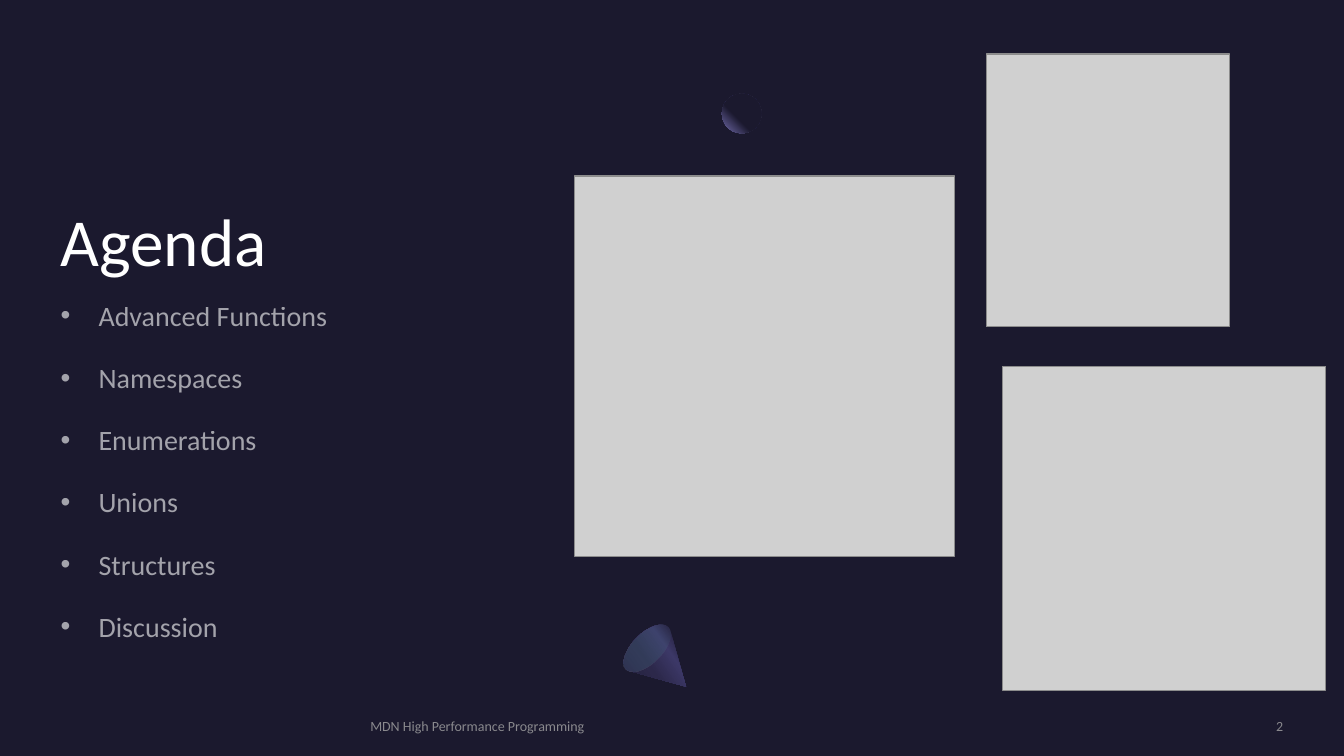
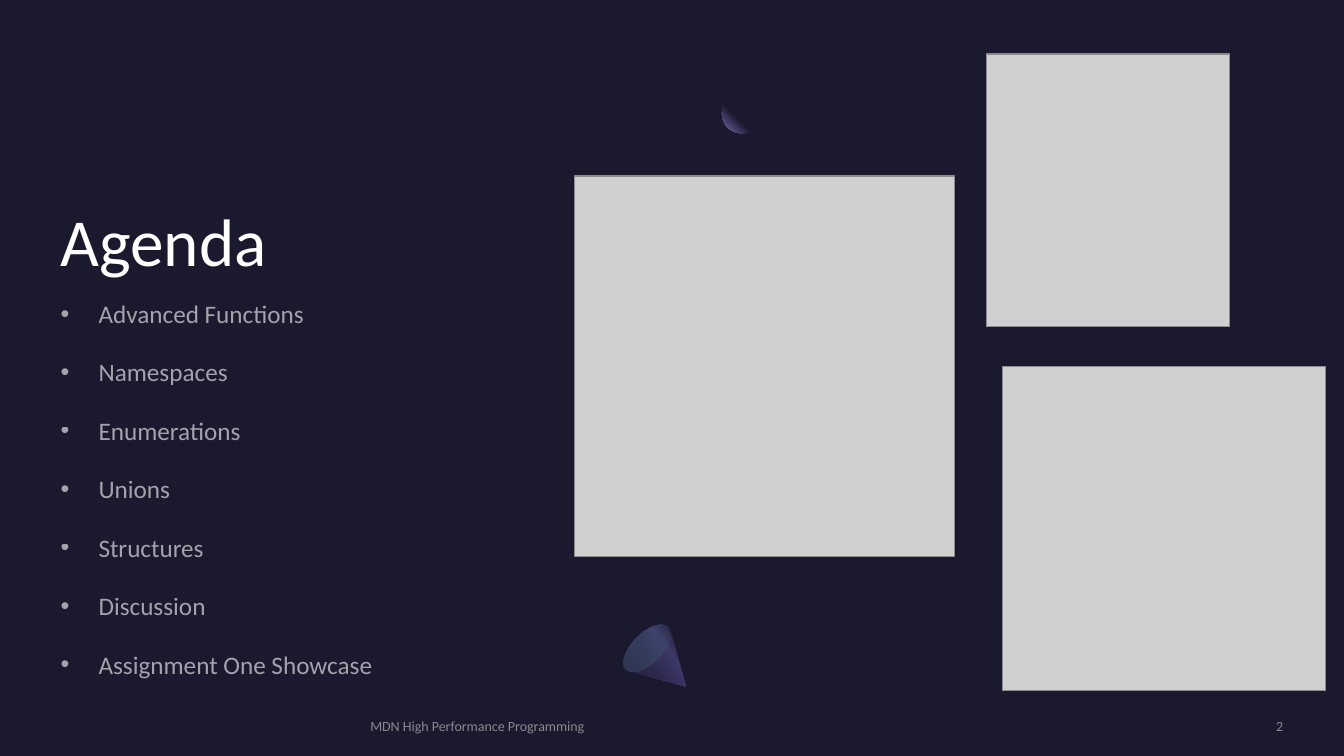
Before and after one commit to MonashDeepNeuron/HPP, a slide deck: slide 2 of content/part4/slides/hpp_part4.pptx. Drawn at 1344x756 pixels with LibreOffice and Linux fonts; fonts in the diff are those of the drawing; grey boxes stand for pictures. Boxes give left, top, right and bottom in pixels: in the first picture for what was removed or moved away, otherwise in the second. Text is boxed around its words. In the diff, an @@ line names an element or a change of style, - is before the commit and + after.

```diff
--- a/content/part4/slides/hpp_part4.pptx
+++ b/content/part4/slides/hpp_part4.pptx
@@ text at bbox=[99, 305, 304, 615]: size 20 to 18 pt in "Advanced Functions", "Namespaces", "Enumerations", "Unions" and 2 more places @@
@@ text at bbox=[99, 656, 372, 679]: paragraph added @@
+• Assignment One Showcase
```
Also in this commit, not shown: 1 other slide changed, 3 slides added, 2 slides removed, 4 other files.
